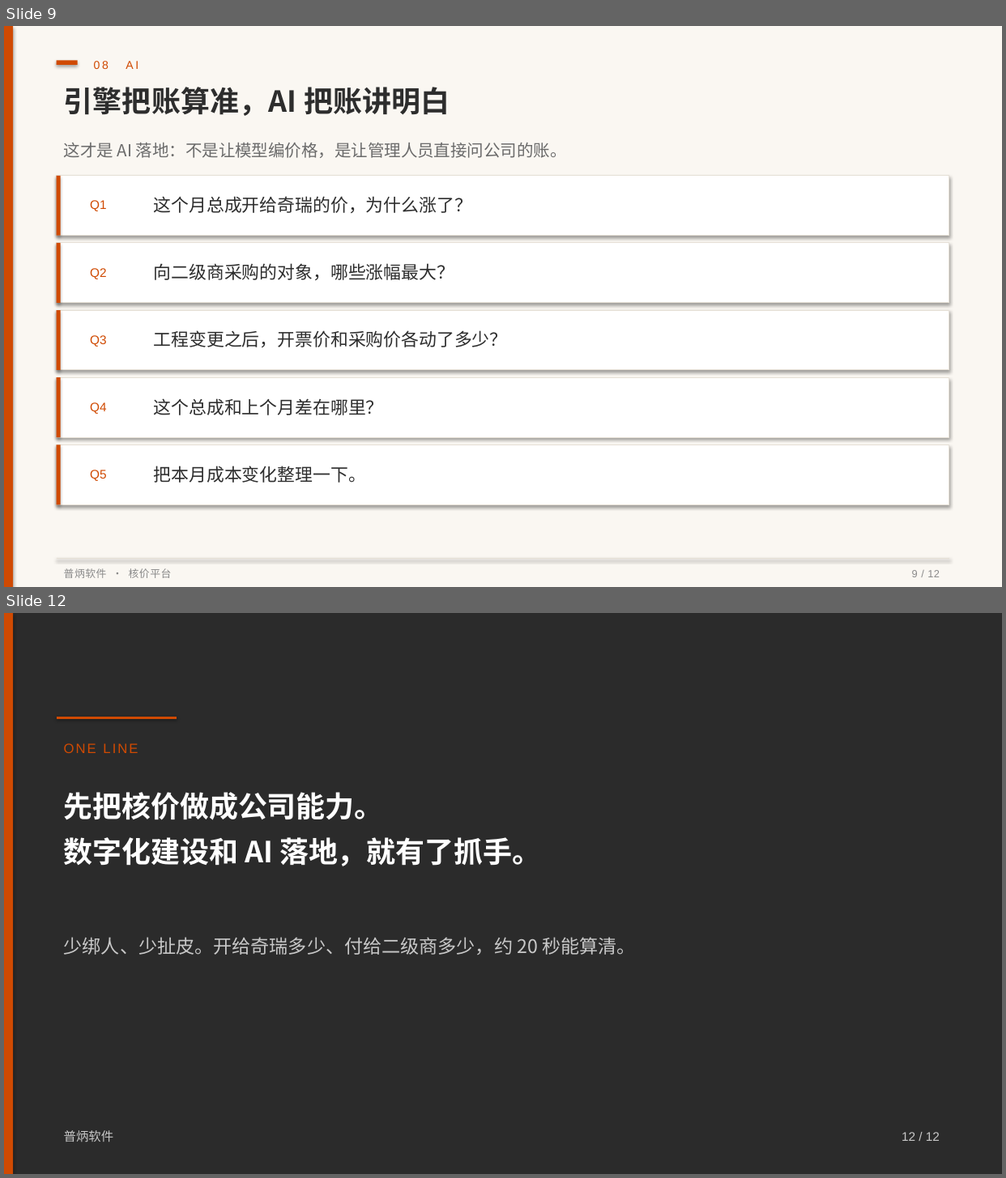
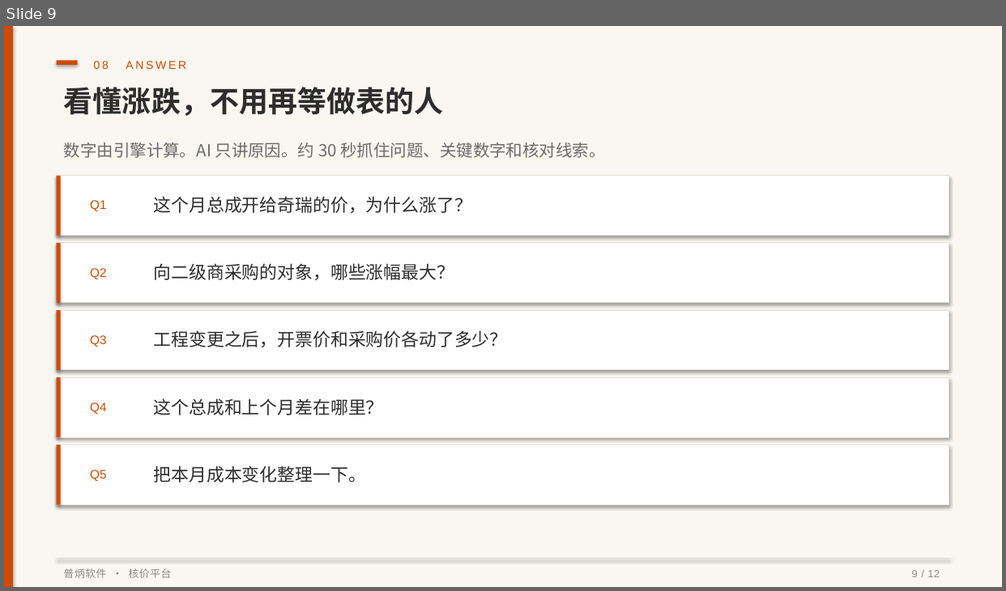
Before and after one commit to pulinzhang/structure-costing-platform, a slide deck: docs/结构件自动核价平台-产品介绍.pptx. Shown one above the other, each under a label of ours: slides 9 and 12 before the commit, slide 9 after it; the slides between them are not shown. The pictures are 1006x1178 and 1006x591 pixels, drawn with LibreOffice and Linux fonts; fonts in the diff are those of the drawing. Boxes give left, top, right and bottom in pixels: in the first picture for what was removed or moved away, otherwise in the second. Text is boxed around its words. In the diff, an @@ line names an element or a change of style, - is before the commit and + after.

```diff
--- a/docs/结构件自动核价平台-产品介绍.pptx
+++ b/docs/结构件自动核价平台-产品介绍.pptx
@@ slide 12 removed at box(4, 613, 1002, 1174), background #FFFFFF @@
@@ rectangle removed at box(4, 613, 1002, 1174) @@
@@ rectangle removed at box(4, 613, 13, 1174) @@
@@ line removed from (57, 717) to (177, 717) @@
@@ text removed at box(64, 743, 138, 753) @@
-ONE LINE
@@ text removed at box(64, 792, 541, 867) @@
-先把核价做成公司能力。
-数字化建设和 AI 落地，就有了抓手。
@@ text removed at box(64, 937, 636, 955) @@
-少绑人、少扯皮。开给奇瑞多少、付给二级商多少，约 20 秒能算清。
@@ text removed at box(64, 1131, 114, 1142) @@
-普炳软件
@@ text removed at box(901, 1132, 940, 1141) @@
-12 / 12
@@ slide 9 changed as well @@
@@ text at box(94, 61, 186, 69): text changed @@
-08 AI
+08 ANSWER
@@ text at box(64, 87, 444, 116): text changed @@
-引擎把账算准，AI 把账讲明白
+看懂涨跌，不用再等做表的人
@@ text at box(64, 143, 605, 158): text changed @@
-这才是 AI 落地：不是让模型编价格，是让管理人员直接问公司的账。
+数字由引擎计算。AI 只讲原因。约 30 秒抓住问题、关键数字和核对线索。
```
Also in this commit, not shown: 5 other slides changed, 6 slides added, 5 other slides removed, 1 other file.
